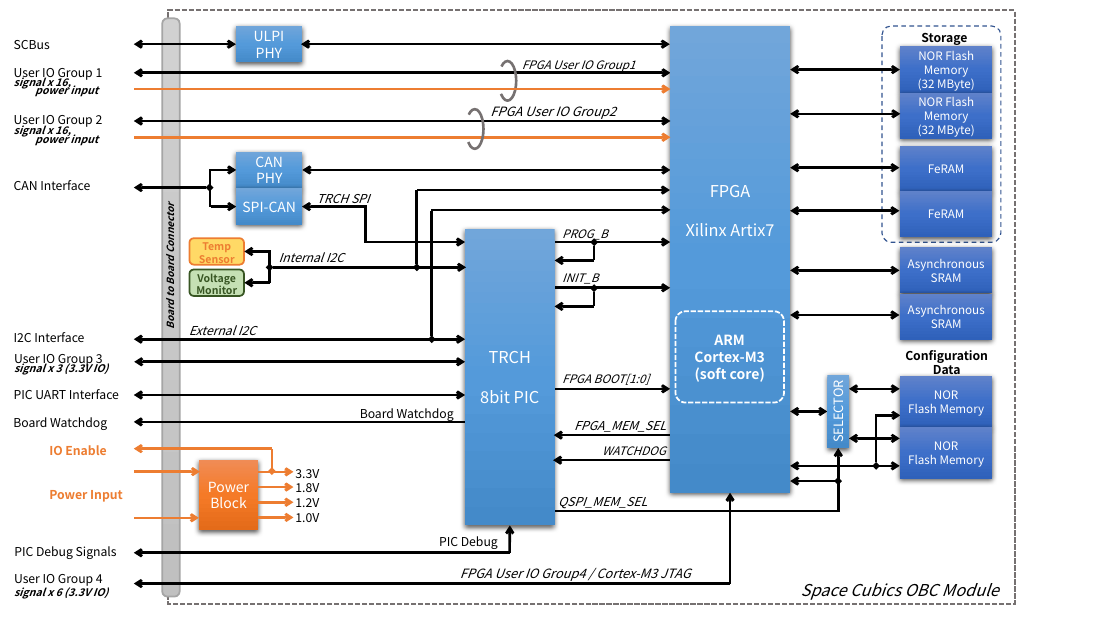
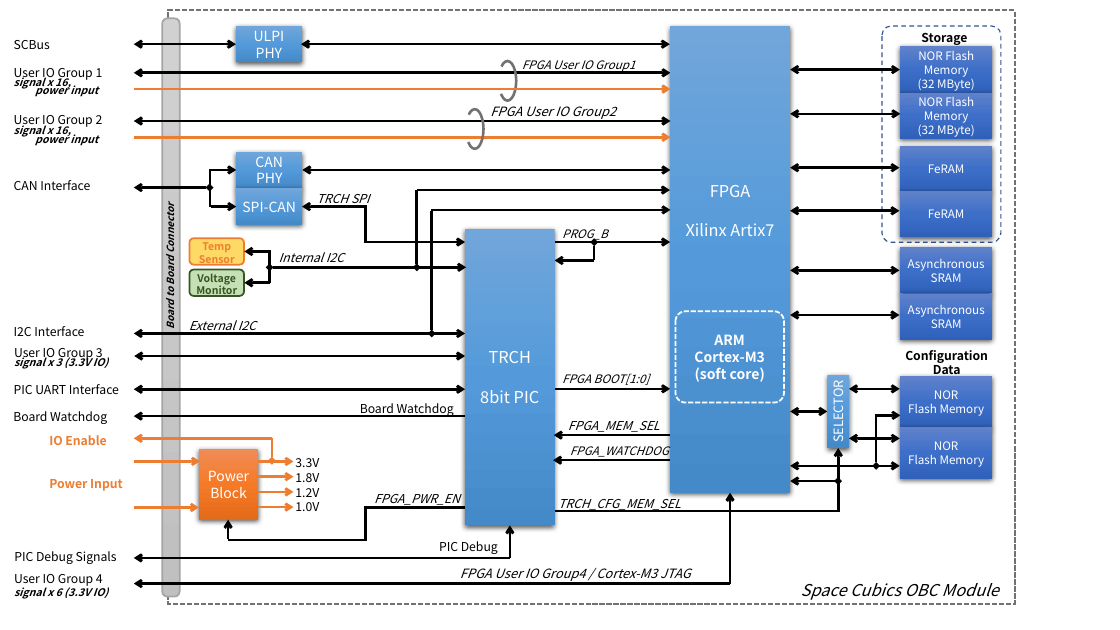
Before and after one commit to spacecubics/scobc-product-manual, a slide deck: slide 1 of images/BlockDiagram.pptx. Drawn at 1120x630 pixels with LibreOffice and Linux fonts; fonts in the diff are those of the drawing. Boxes give left, top, right and bottom in pixels: in the first picture for what was removed or moved away, otherwise in the second. Text is boxed around its words. In the diff, an @@ line names an element or a change of style, - is before the commit and + after.

Commit message:
ブロック図: ドキュメント内部の説明に合わせ図を修正
- TRCH_CFG_MEM_SELの信号名表記を修正
- FPGA_WATCHDOGの信号名表記を変更
- FPGA_PWR_ENを追加

```diff
--- a/images/BlockDiagram.pptx
+++ b/images/BlockDiagram.pptx
@@ arrow moved from (432, 339) - (432, 211) to (432, 334) - (432, 211) @@
@@ text removed at bbox=[562, 273, 598, 286] @@
-INIT_B
@@ arrow removed from (594, 307) to (555, 307) @@
@@ 6 texts, 3 double arrows, 1 arrow: place and size @@
-6 texts, 3 double arrows, 1 arrow at bbox=[13, 326, 465, 430]
+6 texts, 3 double arrows, 1 arrow at bbox=[13, 321, 465, 424]
@@ text "FPGA_MEM_SEL": place and size @@
-text "FPGA_MEM_SEL" at bbox=[574, 421, 666, 435]
+text "FPGA_MEM_SEL" at bbox=[568, 421, 660, 435]
@@ text at bbox=[570, 442, 669, 459]: text changed @@
-WATCHDOG
+FPGA_WATCHDOG
@@ 8 arrows, 3 texts, 1 rectangle: place and size @@
-8 arrows, 3 texts, 1 rectangle at bbox=[49, 445, 319, 530]
+8 arrows, 3 texts, 1 rectangle at bbox=[49, 435, 319, 520]
@@ arrow moved from (670, 288) - (555, 288) to (465, 508) - (365, 508) @@
@@ arrow (465, 508) - (365, 508): arrow to line @@
@@ line added from (365, 540) to (365, 507), #000000 2.25 pt @@
@@ text added at bbox=[374, 494, 460, 508], 10.5 pt, text #000000, italic @@
+FPGA_PWR_EN
@@ text at bbox=[558, 494, 681, 512]: text changed @@
-QSPI_MEM_SEL
+TRCH_CFG_MEM_SEL
@@ arrow moved from (594, 288) - (594, 307) to (229, 520) - (229, 539) @@
@@ arrow (229, 520) - (229, 539): arrowheads changed @@
@@ arrow moved from (510, 525) - (510, 553) to (510, 525) - (510, 558) @@
@@ 2 texts, 1 arrow: place and size @@
-2 texts, 1 arrow at bbox=[14, 536, 510, 559]
+2 texts, 1 arrow at bbox=[14, 541, 510, 564]
@@ line added from (367, 540) to (229, 540), #000000 2.25 pt @@
```
Also in this commit, not shown: 1 other file.
